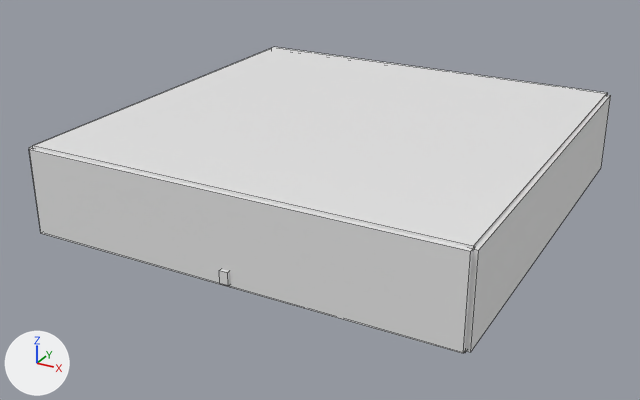
The Blender file Resources/Json/Inside.blend as it was, and as the next commit left it.
Before and after are seen from a 50 mm lens placed at (91.4, -128.2, 86.8), pointed at (-3.1, 43.6, 0.9). Every picture has the same lights, and +X, +Y and +Z are marked at lower left. Mesh edges are drawn as thin lines.

Objects in the first picture: 'Floor.001', 'Wall.001', 'Wall.002'.
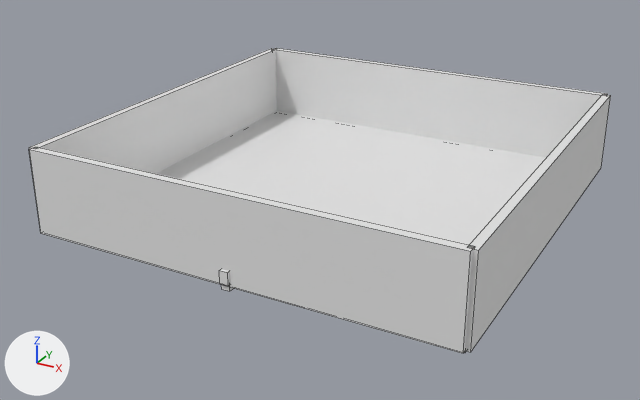
The change, as a diff of the scene's bpy script:
```diff
--- a/Resources/Json/Inside.blend.py
+++ b/Resources/Json/Inside.blend.py
@@ ob_floor_001 @@
 ob_floor_001.scale = (50.0, 50.0, 0.5)
+ob_floor_001.hide_set(True)
```

Location of each change, (x1, y1, x2, y2) in pixels of the pictures (640 x 400 px):
'Floor.001', hidden
    before: (32, 47, 607, 249)
'Floor', unchanged, uncovered by the edit
    after: (156, 111, 546, 353)
'Wall.003', unchanged, uncovered by the edit
    after: (275, 48, 608, 158)
'Wall', unchanged, uncovered by the edit
    after: (29, 48, 277, 174)
